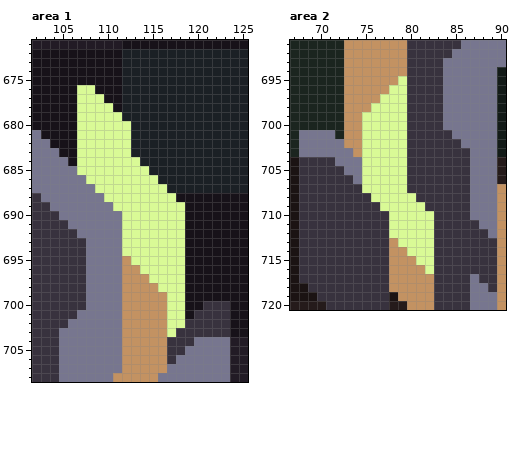
Pixel-art file: assets/sprites/atlas/sorted-atlas.ase. The first picture shows the starting point.
736x736 pixels, 1 frame. Colours within 5 levels of each other are drawn and written as one. Shown: area 1: x 102..125, y 671..708; area 2: x 67..90, y 691..720. The commit also changed other parts of the picture, which this record leaves out.
Once edited:
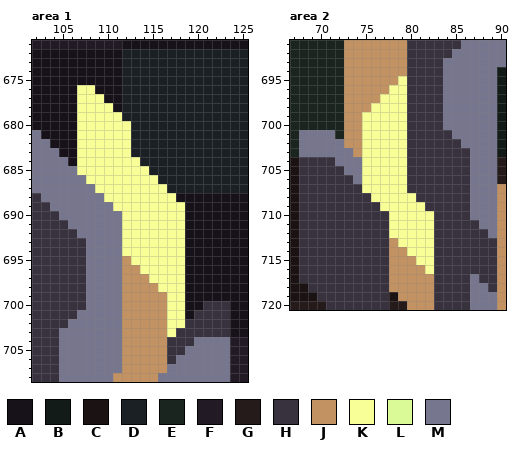
Palette (. is transparent): A #171219  B #131b18  C #1b1313  D #1b2025  E #1b251f  F #221b25  G #251b1b  H #38323e  J #c39262  K #f8ff96  L #d9fa96  M #77768f
Changes in this commit:
Area 1, layer "defence":
The edit turns colour L into colour K in row 676 at x 107 to 108; in row 677 at x 107 to 109; in row 678 at x 107 to 110; in row 679 at x 107 to 111; in rows 680 to 683 at x 107 to 112; in row 684 at x 107 to 113.
The edit turns colour L into colour K in row 685 at x 107 to 114; in row 686 at x 108 to 115; in row 687 at x 109 to 116; in row 688 at x 110 to 117; in row 689 at x 111 to 118; in rows 690 to 694 at x 112 to 118.
The edit turns colour L into colour K in row 695 at x 113 to 118; in row 696 at x 114 to 118; in row 697 at x 115 to 118; in row 698 at x 116 to 118; in rows 699 to 702 at x 117 to 118; in row 703 at x 117.
Area 2, layer "defence":
The edit turns colour L into colour K in row 695 at x 79; in row 696 at x 78 to 79; in row 697 at x 77 to 79; in row 698 at x 76 to 79; in rows 699 to 707 at x 75 to 79; in row 708 at x 76 to 80.
The edit turns colour L into colour K in row 709 at x 77 to 81; in rows 710 to 712 at x 78 to 82; in row 713 at x 79 to 82; in row 714 at x 80 to 82; in row 715 at x 81 to 82; in row 716 at x 82.
